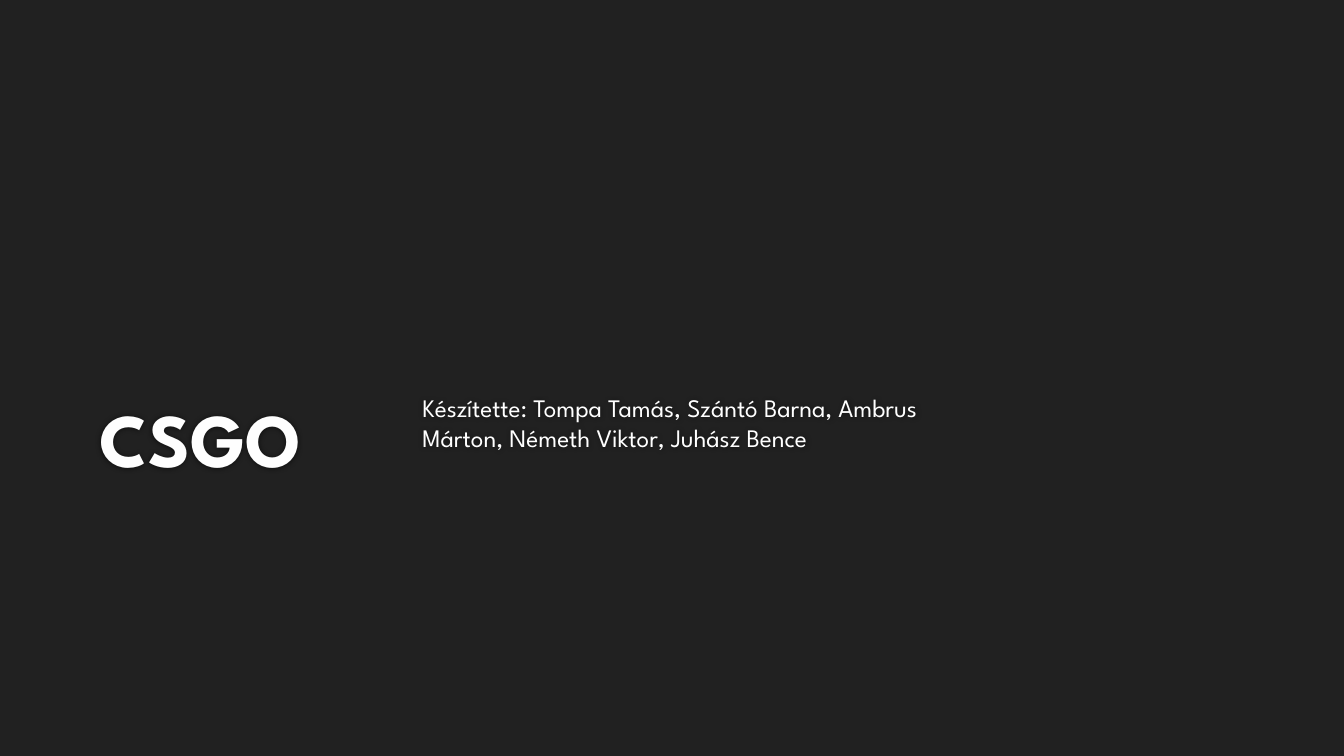
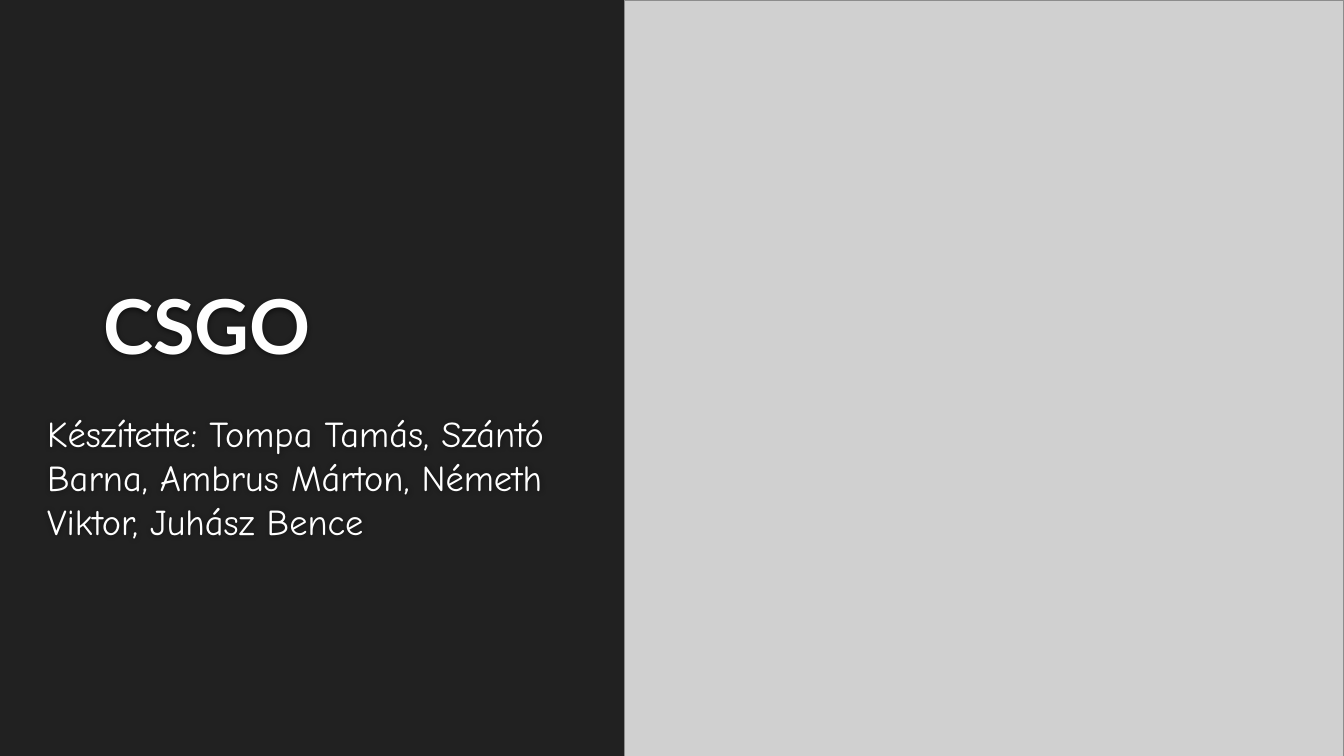
Before and after one commit to vbrine/python-progi, a slide deck: slide 1 of CSgo.pptx. Drawn at 1344x756 pixels with LibreOffice and Linux fonts; fonts in the diff are those of the drawing; grey boxes stand for pictures; background and template pictures are left out. Boxes give left, top, right and bottom in pixels: in the first picture for what was removed or moved away, otherwise in the second. Text is boxed around its words. In the diff, an @@ line names an element or a change of style, - is before the commit and + after.

```diff
--- a/CSgo.pptx
+++ b/CSgo.pptx
@@ picture added at [624,0,1344,756] @@
@@ title "CSGO": place and size @@
-title "CSGO" at [99,416,301,468]
+title "CSGO" at [104,298,311,355]
@@ title "CSGO" at [104,298,311,355]: font League Spartan to Lato @@
@@ subtitle "Készítette: Tompa Tamás, Szántó Barna, ...": place and size @@
-subtitle "Készítette: Tompa Tamás, Szántó Barna, ..." at [422,399,916,450]
+subtitle "Készítette: Tompa Tamás, Szántó Barna, ..." at [47,419,544,539]
@@ subtitle "Készítette: Tompa Tamás, Szántó Barna, ..." at [47,419,544,539]: size 18 to 26 pt, font League Spartan to Comic Neue; more space between paragraphs @@
```
Also in this commit, not shown: 1 other slide changed.
